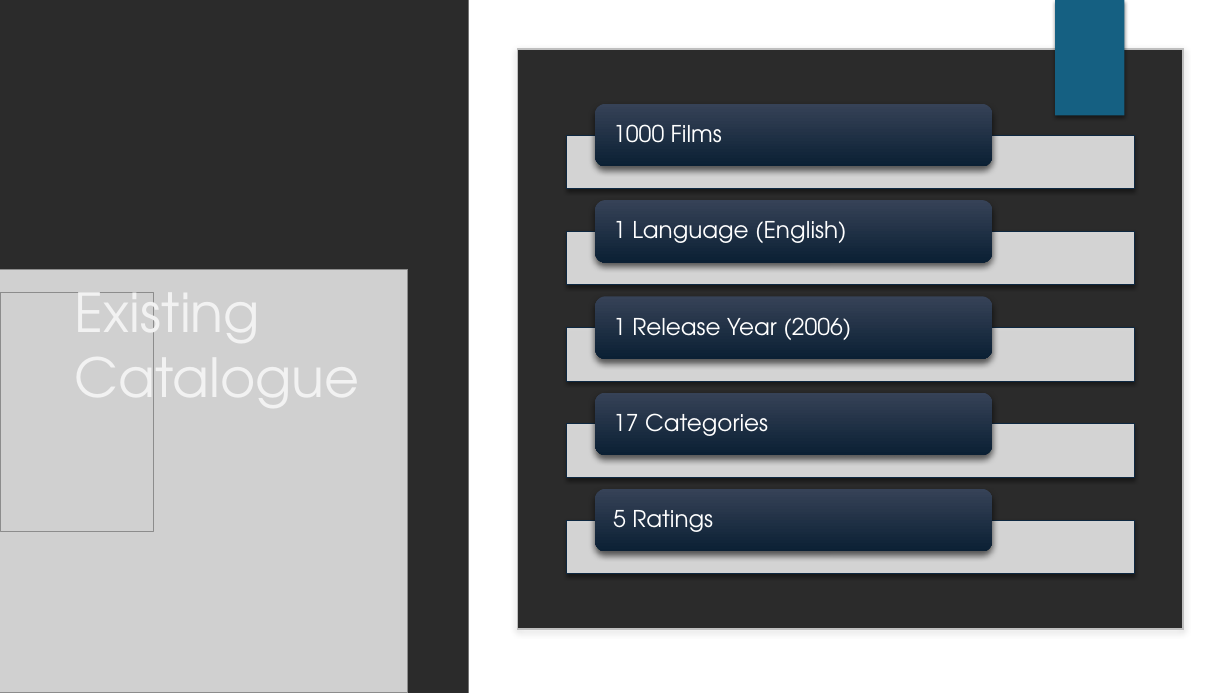
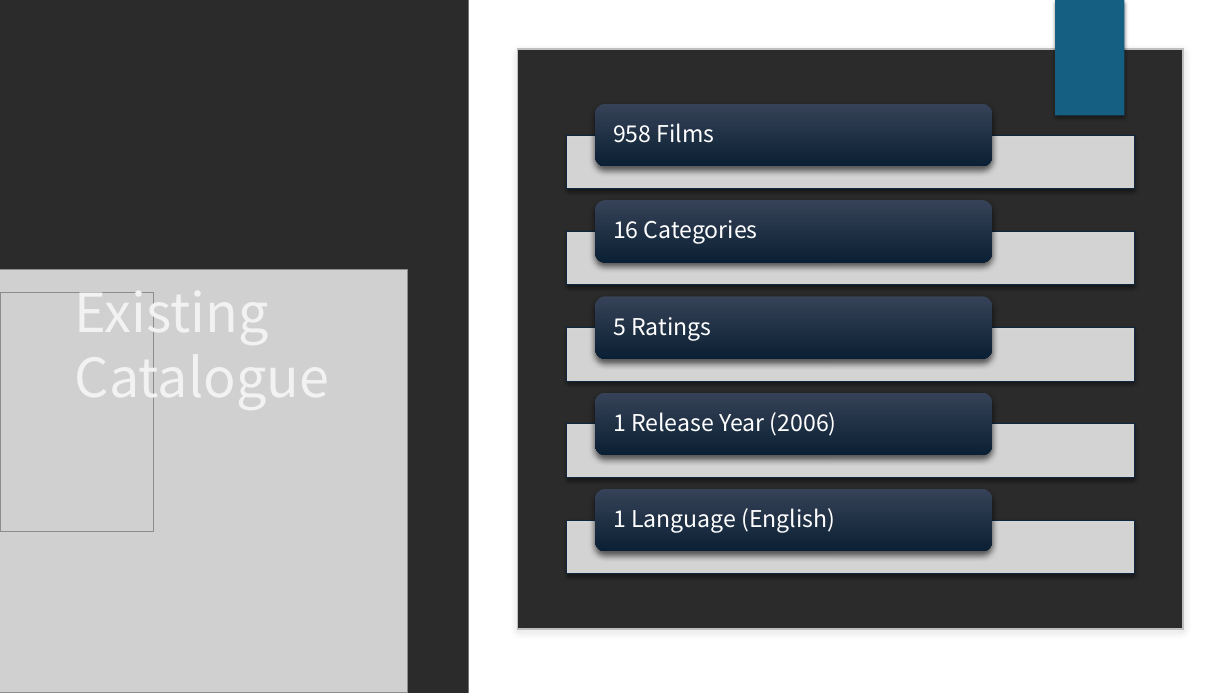
Before and after one commit to davidgriesel/03_streaming_service_database_queries, a slide deck: slide 4 of deliverables/Presentation.pptx. Drawn at 1232x693 pixels with LibreOffice and Linux fonts; fonts in the diff are those of the drawing; grey boxes stand for pictures; background and template pictures are left out; a plain dark background stands for a picture behind light text. Boxes give left, top, right and bottom in pixels: in the first picture for what was removed or moved away, otherwise in the second. Text is boxed around its words. In the diff, an @@ line names an element or a change of style, - is before the commit and + after.

```diff
--- a/deliverables/Presentation.pptx
+++ b/deliverables/Presentation.pptx
@@ text at [613, 123, 715, 143]: text changed; font TeX Gyre Adventor to Noto Sans CJK SC @@
-1000 Films
+958 Films
@@ text added at [613, 220, 758, 244], 18 pt, text #FFFFFF @@
+16 Categories
@@ font TeX Gyre Adventor to Noto Sans CJK SC in 4 elements at [75, 292, 329, 411], [613, 412, 837, 436], [613, 508, 835, 533], [613, 317, 711, 340] @@
@@ text "5 Ratings": place and size @@
-text "5 Ratings" at [613, 510, 713, 532]
+text "5 Ratings" at [613, 317, 711, 340]
@@ text "1 Release Year (2006)": place and size @@
-text "1 Release Year (2006)" at [613, 317, 851, 340]
+text "1 Release Year (2006)" at [613, 412, 837, 436]
@@ text removed at [613, 413, 768, 436] @@
-17 Categories
@@ text "1 Language (English)": place and size @@
-text "1 Language (English)" at [613, 221, 847, 243]
+text "1 Language (English)" at [613, 508, 835, 533]
```
Also in this commit, not shown: 9 other slides changed, 9 other files.
